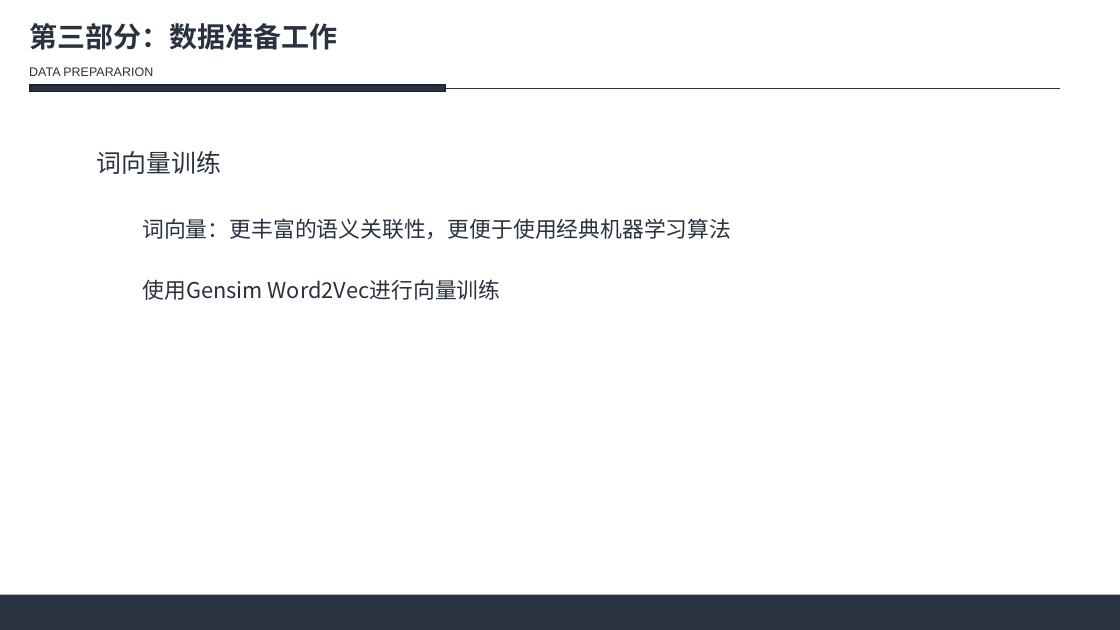
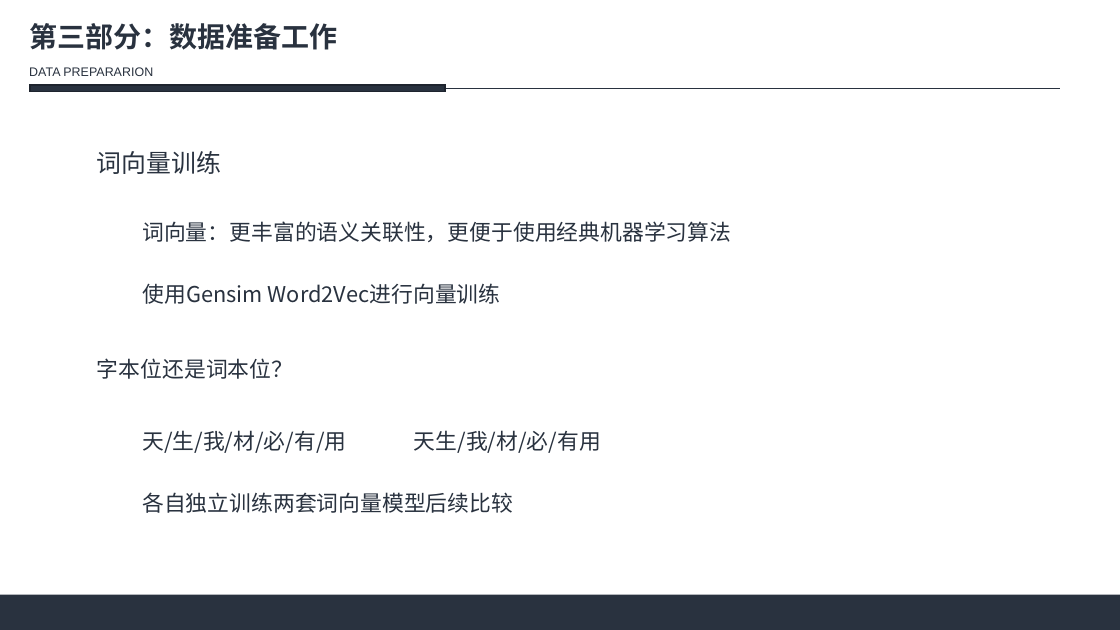
Before and after one commit to JChengGit/PoetryClassification, a slide deck: slide 17 of ppt.pptx. Drawn at 1120x630 pixels with LibreOffice and Linux fonts; fonts in the diff are those of the drawing; background and template pictures are left out. Boxes give left, top, right and bottom in pixels: in the first picture for what was removed or moved away, otherwise in the second. Text is boxed around its words. In the diff, an @@ line names an element or a change of style, - is before the commit and + after.

Commit message:
update

```diff
--- a/ppt.pptx
+++ b/ppt.pptx
@@ text "词向量：更丰富的语义关联性，更便于使用经典机器学习算法": place and size @@
-text "词向量：更丰富的语义关联性，更便于使用经典机器学习算法" at [142, 218, 731, 300]
+text "词向量：更丰富的语义关联性，更便于使用经典机器学习算法" at [142, 221, 731, 304]
@@ text added at [97, 358, 293, 379], 14 pt, text #29323F @@
+字本位还是词本位？
@@ text added at [142, 430, 601, 513], 14 pt, text #29323F @@
+天/生/我/材/必/有/用 天生/我/材/必/有用
+各自独立训练两套词向量模型后续比较
```
Also in this commit, not shown: 5 other slides changed, 15 slides added, 14 slides removed.
